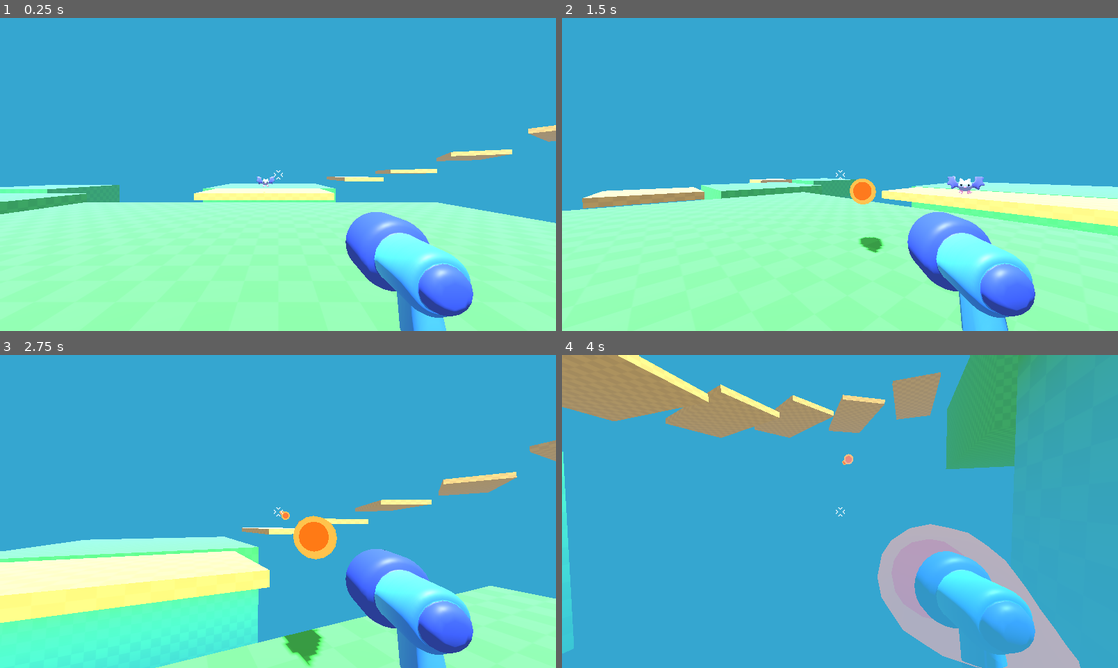
Above: before the commit, frames 1-4 (two rows, left to right).
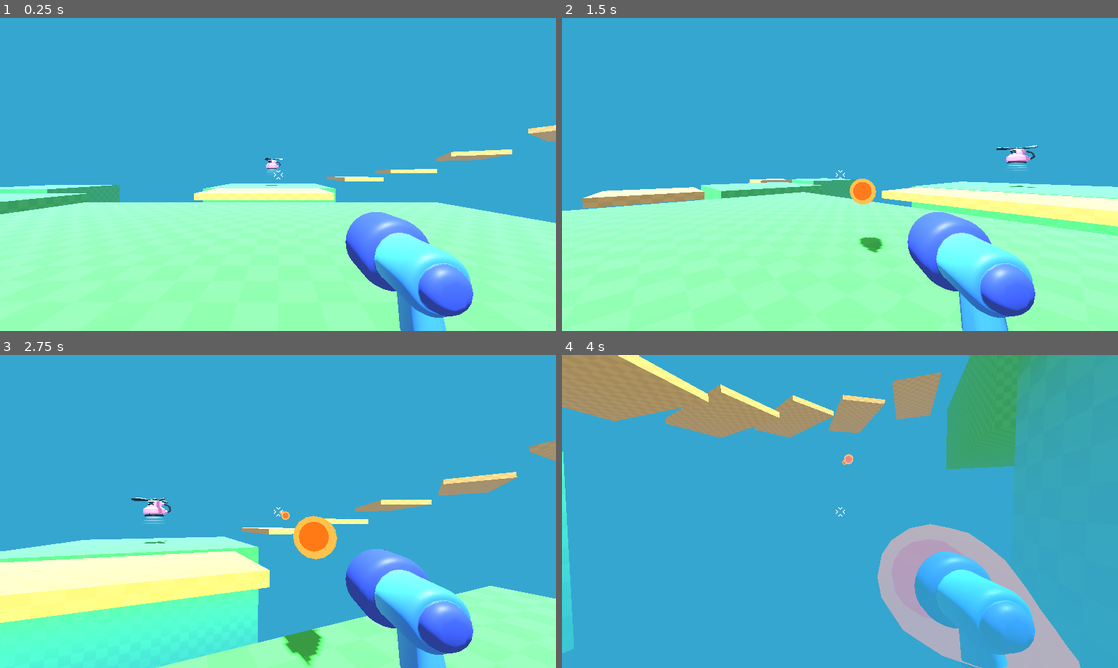
Above: after the commit, the same moments.

Repository: FaithWelton/UntitledGame
Game: Godot game, scene res://level.tscn
The game is run twice, just before and just after one commit, with the same random seed, the same clock (stepped at 60 frames per second) and the same inputs.
Inputs (mouse positions are in pixels of both pictures, inside the frame that each line leads up to):
- Up to frame 1 (0.25 s): no input
- Up to frame 2 (1.5 s): tap Enter at 0.5 s; move the mouse to (867, 174) at 0.52 s; press the mouse at (867, 174) at 0.53 s; hold W (move_forward) from 0.53 s (still down); tap Space (jump) at 0.77 s; move the mouse to (812, 174) at 1.27 s; release the mouse at (812, 174) at 1.28 s; click (812, 174) at 1.35 s
- Up to frame 3 (2.75 s): keep holding W (move_forward); tap Space (jump) at 1.52 s; move the mouse to (289, 505) at 2.02 s; press the mouse at (289, 505) at 2.03 s
- Up to frame 4 (4 s): keep holding W (move_forward); move the mouse to (834, 517) at 2.77 s; release the mouse at (834, 517) at 2.78 s; click (834, 517) at 2.85 s; tap Space (jump) at 3.02, 3.77 s; move the mouse to (878, 514) at 3.52 s; press the mouse at (878, 514) at 3.53 s

The runs differ from the first frame. In frame 1, 0.2% of the frame differs, in the area x 46-51%, y 44-56%; in frame 2, 0.5%, in the area x 69-86%, y 40-57%; in frame 3, 0.3%; in frame 4, nothing differs.

Commit message:
Tut: Mob Spawner Animations and Spawning

Diff:
--- a/level.tscn
+++ b/level.tscn
@@ -3,7 +3,7 @@
 [ext_resource type="Material" uid="uid://bon2b2rxm03vd" path="res://level/material/ground.tres" id="1_oi3di"]
 [ext_resource type="PackedScene" uid="uid://bbpjbhytogjax" path="res://player/player.tscn" id="1_u52ul"]
 [ext_resource type="Material" uid="uid://cqywqq5qccu5p" path="res://level/material/bridge.tres" id="2_0b4ue"]
-[ext_resource type="PackedScene" uid="uid://bgsrddgwv5kqc" path="res://mob/mob.tscn" id="4_0b4ue"]
+[ext_resource type="PackedScene" uid="uid://dpjnutpwntuho" path="res://mob/spawner/mob_spawner.tscn" id="4_0b4ue"]
 
 [sub_resource type="Environment" id="Environment_f2txt"]
 background_mode = 1
@@ -113,7 +113,7 @@
 [node name="WorldEnvironment" type="WorldEnvironment" parent="."]
 environment = SubResource("Environment_f2txt")
 
-[node name="RigidBody3D" parent="." instance=ExtResource("4_0b4ue")]
-transform = Transform3D(1, 0, 0, 0, 1, 0, 0, 0, 1, 0, 1, -15)
+[node name="MobSpawner" parent="." instance=ExtResource("4_0b4ue")]
+transform = Transform3D(1, 0, 0, 0, 1, 0, 0, 0, 1, 0, 1, -29)
 
 [editable path="Player"]
--- a/mob/bat/bat_model.tscn
+++ b/mob/bat/bat_model.tscn
@@ -5,6 +5,7 @@
 [ext_resource type="Script" uid="uid://cu1osu06xkg4k" path="res://mob/bat/bat_model.gd" id="2_vgr6s"]
 
 [sub_resource type="StandardMaterial3D" id="StandardMaterial3D_030dj"]
+resource_local_to_scene = true
 resource_name = "bat_mat"
 cull_mode = 2
 albedo_texture = ExtResource("2_030dj")
@@ -194,19 +195,19 @@
 script = ExtResource("2_vgr6s")
 
 [node name="Skeleton3D" parent="Armature" index="0"]
-bones/0/position = Vector3(0, 0.0100287, 0)
-bones/1/rotation = Quaternion(0.199688, -0.00714668, -0.591388, 0.781239)
-bones/2/rotation = Quaternion(0.0719272, 0.0325006, 0.408537, 0.909323)
-bones/3/rotation = Quaternion(-0.0460155, 0.0339107, 0.32723, 0.943214)
-bones/4/rotation = Quaternion(0.199688, 0.00714668, 0.591388, 0.781239)
-bones/5/rotation = Quaternion(0.0719272, -0.0325006, -0.408537, 0.909323)
-bones/6/rotation = Quaternion(-0.0460155, -0.0339107, -0.32723, 0.943214)
+bones/0/position = Vector3(0, 0.0236, 0)
+bones/1/rotation = Quaternion(0.175098, 0.000176989, -0.643434, 0.745207)
+bones/2/rotation = Quaternion(0.174983, 0.0757041, 0.389528, 0.901065)
+bones/3/rotation = Quaternion(0.147005, 0.108142, 0.359478, 0.915134)
+bones/4/rotation = Quaternion(0.175098, -0.000176989, 0.643434, 0.745207)
+bones/5/rotation = Quaternion(0.174983, -0.0757041, -0.389528, 0.901065)
+bones/6/rotation = Quaternion(0.147005, -0.108142, -0.359478, 0.915134)
 bones/7/position = Vector3(0.130992, -0.227392, -0.0878515)
 bones/7/rotation = Quaternion(0.261968, 0.0834552, 0.265751, 0.924005)
-bones/8/rotation = Quaternion(3.34721e-08, 0.56412, 0.825693, 2.01607e-08)
+bones/8/rotation = Quaternion(3.80097e-08, 0.66119, 0.750218, 2.3198e-08)
 bones/10/position = Vector3(-0.130992, -0.227392, -0.0878515)
 bones/10/rotation = Quaternion(0.261968, -0.0834552, -0.265751, 0.924005)
-bones/11/rotation = Quaternion(2.43899e-08, 0.56412, 0.825693, 4.0551e-08)
+bones/11/rotation = Quaternion(2.32131e-08, 0.66119, 0.750218, 3.95585e-08)
 
 [node name="bat" parent="Armature/Skeleton3D" index="0"]
 surface_material_override/0 = SubResource("StandardMaterial3D_030dj")
@@ -225,4 +226,4 @@
 anim_player = NodePath("../AnimationPlayer")
 parameters/OneShot/active = 0.0
 parameters/OneShot/internal_active = 0.0
-parameters/OneShot/request = -0.007669
+parameters/OneShot/request = 0
--- a/mob/mob.gd
+++ b/mob/mob.gd
@@ -5,9 +5,11 @@
 
 @onready var timer = %Timer
 @onready var bat_model = %bat_model
-@onready var player = get_node("../Player")
+@onready var player = get_node("/root/Level/Player")
 
 func _physics_process(delta):
+	print("physics_process")
+	print(global_position )
 	var direction = global_position.direction_to(player.global_position)
 	direction.y = 0.0
 	linear_velocity = direction * speed
--- /dev/null
+++ b/mob/spawner/mob_spawner.gd
@@ -0,0 +1,13 @@
+extends Node3D
+
+@export var mob_to_spawn: PackedScene = null
+
+@onready var marker_3d = $Marker3D
+@onready var timer = %Timer
+
+func _on_timer_timeout():
+	var new_mob = mob_to_spawn.instantiate()
+	add_child(new_mob)
+	new_mob.global_position = marker_3d.global_position
+	print("new_mob")
+	print(new_mob)
--- /dev/null
+++ b/mob/spawner/mob_spawner.tscn
@@ -0,0 +1,23 @@
+[gd_scene load_steps=4 format=3 uid="uid://dpjnutpwntuho"]
+
+[ext_resource type="Script" uid="uid://cvg0vmeisedet" path="res://mob/spawner/mob_spawner.gd" id="1_68dvk"]
+[ext_resource type="PackedScene" uid="uid://bgsrddgwv5kqc" path="res://mob/mob.tscn" id="2_skyhy"]
+[ext_resource type="PackedScene" uid="uid://cspdsfk3vds2a" path="res://mob/spawner/spawner_model.tscn" id="3_skyhy"]
+
+[node name="MobSpawner" type="Node3D"]
+script = ExtResource("1_68dvk")
+mob_to_spawn = ExtResource("2_skyhy")
+
+[node name="Marker3D" type="Marker3D" parent="."]
+unique_name_in_owner = true
+transform = Transform3D(1, 0, 0, 0, 1, 0, 0, 0, 1, 0, 1, 0)
+
+[node name="Timer" type="Timer" parent="."]
+unique_name_in_owner = true
+wait_time = 5.0
+autostart = true
+
+[node name="spawner_model" parent="." instance=ExtResource("3_skyhy")]
+transform = Transform3D(1, 0, 0, 0, 1, 0, 0, 0, 1, 0, 2, 0)
+
+[connection signal="timeout" from="Timer" to="." method="_on_timer_timeout"]
--- /dev/null
+++ b/mob/spawner/spawner_model.tscn
@@ -0,0 +1,81 @@
+[gd_scene load_steps=10 format=3 uid="uid://cspdsfk3vds2a"]
+
+[ext_resource type="PackedScene" uid="uid://27f8nxmkhibl" path="res://mob/spawner/spawner_model.glb" id="1_bk78j"]
+[ext_resource type="Shader" uid="uid://cfnwyva3u4qeb" path="res://mob/spawner/spawner_halo.gdshader" id="2_lvlhh"]
+[ext_resource type="Material" uid="uid://jvnbftghahty" path="res://mob/spawner/spawner_screen_material.tres" id="3_p6j4b"]
+
+[sub_resource type="ShaderMaterial" id="ShaderMaterial_rug3p"]
+render_priority = 0
+shader = ExtResource("2_lvlhh")
+shader_parameter/color = Color(0.270588, 0.882353, 0.65098, 1)
+
+[sub_resource type="StandardMaterial3D" id="StandardMaterial3D_2xi82"]
+albedo_color = Color(1, 0.62561, 0.989425, 1)
+metallic = 0.23
+roughness = 0.0
+rim_enabled = true
+rim = 0.35
+rim_tint = 1.0
+clearcoat_enabled = true
+
+[sub_resource type="StandardMaterial3D" id="StandardMaterial3D_yhm21"]
+albedo_color = Color(0.856067, 0.856067, 0.856067, 1)
+metallic = 1.0
+roughness = 0.54
+clearcoat_enabled = true
+
+[sub_resource type="Animation" id="Animation_eqvy4"]
+resource_name = "rotation"
+loop_mode = 1
+tracks/0/type = "value"
+tracks/0/imported = false
+tracks/0/enabled = true
+tracks/0/path = NodePath("Top:rotation")
+tracks/0/interp = 1
+tracks/0/loop_wrap = true
+tracks/0/keys = {
+"times": PackedFloat32Array(0, 1),
+"transitions": PackedFloat32Array(1, 1),
+"update": 0,
+"values": [Vector3(0, 0, 0), Vector3(0, 6.28319, 0)]
+}
+
+[sub_resource type="Animation" id="Animation_gsjew"]
+length = 0.001
+tracks/0/type = "value"
+tracks/0/imported = false
+tracks/0/enabled = true
+tracks/0/path = NodePath("Top:rotation")
+tracks/0/interp = 1
+tracks/0/loop_wrap = true
+tracks/0/keys = {
+"times": PackedFloat32Array(0),
+"transitions": PackedFloat32Array(1),
+"update": 0,
+"values": [Vector3(0, 0, 0)]
+}
+
+[sub_resource type="AnimationLibrary" id="AnimationLibrary_tsddh"]
+_data = {
+&"RESET": SubResource("Animation_gsjew"),
+&"rotation": SubResource("Animation_eqvy4")
+}
+
+[node name="spawner_model" instance=ExtResource("1_bk78j")]
+
+[node name="halo" parent="." index="0"]
+material_override = SubResource("ShaderMaterial_rug3p")
+
+[node name="Body" parent="." index="1"]
+surface_material_override/0 = SubResource("StandardMaterial3D_2xi82")
+surface_material_override/1 = ExtResource("3_p6j4b")
+
+[node name="Top" parent="." index="2"]
+transform = Transform3D(1, 0, 0, 0, 1, 0, 0, 0, 1, 0, 0.783957, 0)
+material_override = SubResource("StandardMaterial3D_yhm21")
+
+[node name="AnimationPlayer" type="AnimationPlayer" parent="." index="3"]
+libraries = {
+&"": SubResource("AnimationLibrary_tsddh")
+}
+autoplay = "rotation"
Not shown, added: mob/spawner/mob_spawner.gd.uid
Not shown: 1 places in mob/spawner/spawner_screen_material.tres that only renumber resources
